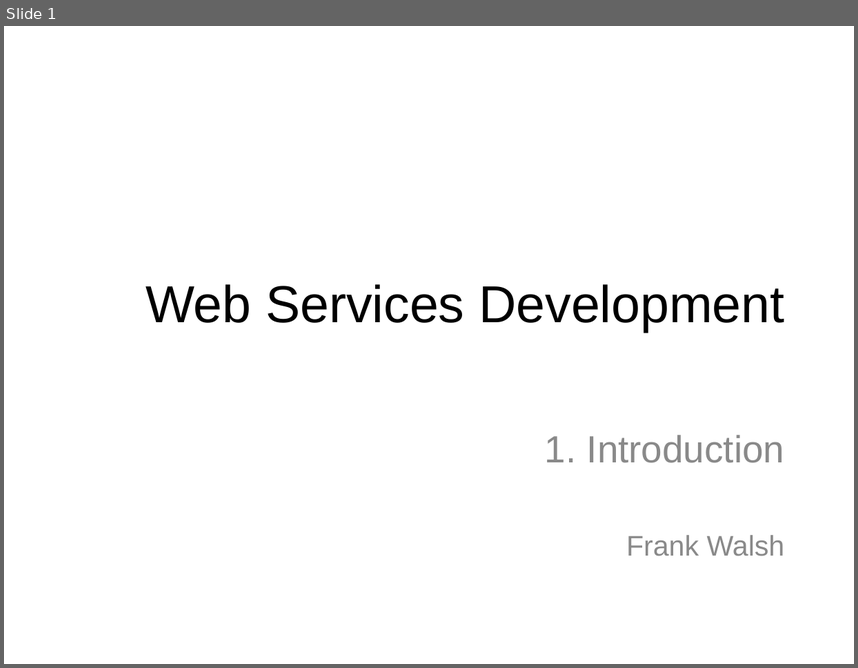
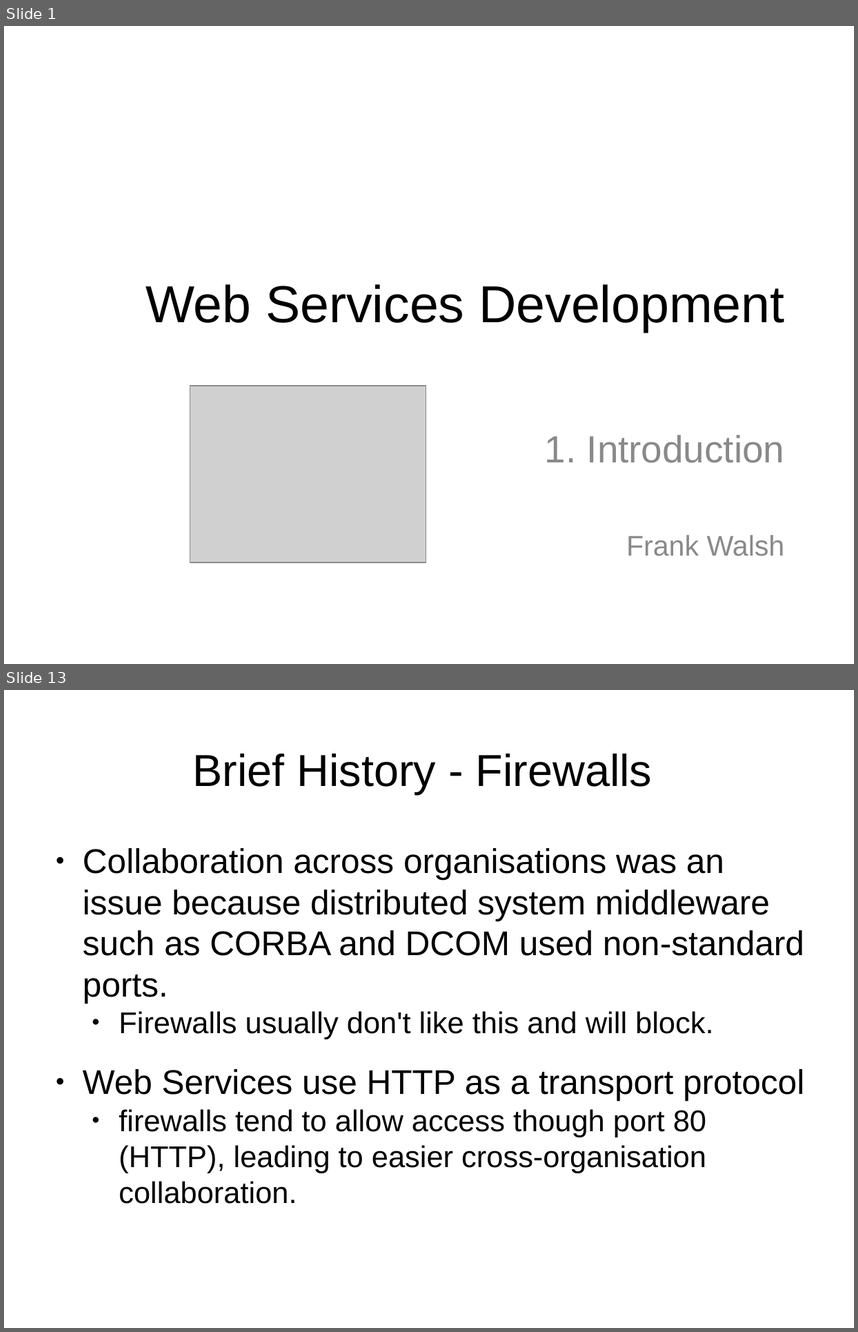
Before and after one commit to wit-computing/web-services-2016, a slide deck: topic01/talk-1/web-services-intro.odp. Shown one above the other, each under a label of ours: slide 1 before the commit, slides 1 and 13 after it; the slides between them are not shown. The pictures are 858x668 and 858x1332 pixels, drawn with LibreOffice and Linux fonts; fonts in the diff are those of the drawing; grey boxes stand for pictures. Boxes give left, top, right and bottom in pixels: in the first picture for what was removed or moved away, otherwise in the second. Text is boxed around its words. In the diff, an @@ line names an element or a change of style, - is before the commit and + after.

```diff
--- a/topic01/talk-1/web-services-intro.odp
+++ b/topic01/talk-1/web-services-intro.odp
@@ slide 13 added at [4,690,854,1328], background #FFFFFF @@
@@ title added at [193,753,653,794], 42.1 pt, text #000000 @@
+Brief History - Firewalls
@@ text added at [83,848,804,1203], 32.2 pt, text #000000 @@
+● Collaboration across organisations was an issue because distributed system middleware such as CORBA and DCOM used non-standard ports.
+  ● Firewalls usually don't like this and will block.
+● Web Services use HTTP as a transport protocol
+  ● firewalls tend to allow access though port 80 (HTTP), leading to easier cross-organisation collaboration.
@@ slide 1 changed as well @@
@@ picture added at [190,385,426,562] @@
```
Also in this commit, not shown: 1 other slide changed, 15 other slides added, 2 other files.
